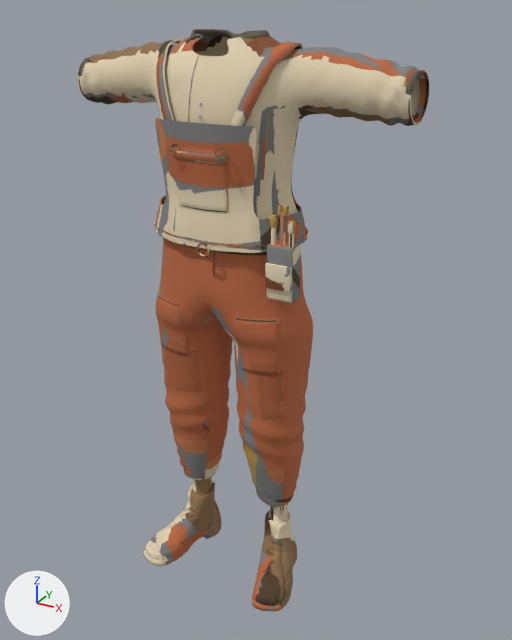
A saved change to the glTF model data/characters/traveller-v2/outfits/furnace-mechanic/furnace-mechanic.glb.
Camera for both pictures: a camera (50 mm lens) standing at (0.885, -1.461, 1.531) and looking at (0.056, 0.046, 0.778). Every picture has the same lights, and +X, +Y and +Z are marked at lower left. The picture after the commit comes second. Vertices at exactly the same position are counted once.

Script lines for the objects in view, before the commit:
```python
ob_bibstraps = bpy.data.objects.new('BibStraps', me_bibstraps)
ob_bibstraps.location = (0.0, 0.0, 0.0)
ob_mechanicbib = bpy.data.objects.new('MechanicBib', me_mechanicbib)
ob_mechanicbib.location = (0.0, 0.0, 0.0)
ob_mechanicboots = bpy.data.objects.new('MechanicBoots', me_mechanicboots)
ob_mechanicboots.location = (0.0, 0.0, 0.0)
ob_mechanicshirt = bpy.data.objects.new('MechanicShirt', me_mechanicshirt)
ob_mechanicshirt.location = (0.0, 0.0, 0.0)
ob_mechanictrousers = bpy.data.objects.new('MechanicTrousers', me_mechanictrousers)
ob_mechanictrousers.location = (0.0, 0.0, 0.0)
ob_toolpouch = bpy.data.objects.new('ToolPouch', me_toolpouch)
ob_toolpouch.location = (0.0, 0.0, 0.0)
```
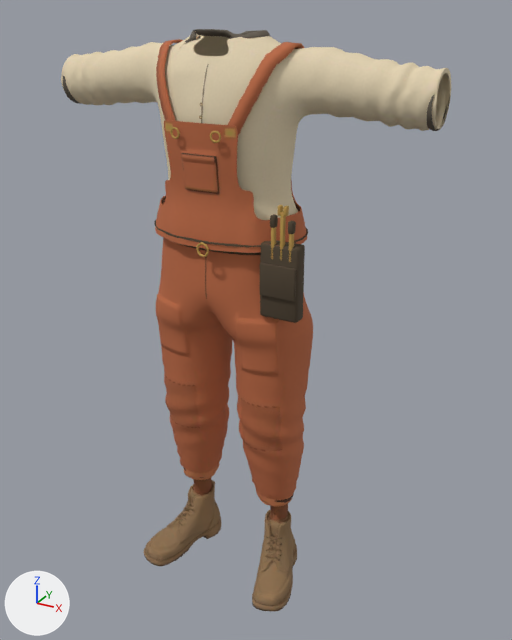
Where the change shows, as pixel boxes (x1, y1, x2, y2) in the pictures (512 x 640 px; the box of a moved part takes in the faces that stretch with it):
'MechanicShirt', reshaped (11% wider): before (78, 29, 429, 220); after (61, 29, 451, 220)
'MechanicBib', reshaped: before (155, 118, 307, 253); after (155, 119, 307, 253)
'ToolPouch', reshaped, surface changed (beige to brown, 24% wider, 20% taller): before (265, 205, 301, 303); after (260, 205, 305, 323)
part 1 of me_bibstraps, surface changed: before (157, 39, 304, 159); after (157, 39, 304, 143)
part 2 of me_mechanicbib, moved or reshaped: before (155, 118, 257, 228); after (164, 119, 254, 214)
part 3 of me_mechanicbib, surface changed (darker): (155, 120, 307, 253) in both
part 4 of me_mechanicboots, surface changed: (144, 478, 297, 611) in both
part 5 of me_mechanicshirt, deleted: before (411, 70, 428, 114)
part 6 of me_mechanicshirt, moved or reshaped: before (369, 59, 429, 126); after (369, 59, 451, 131)
part 7 of me_mechanicshirt, moved or reshaped: before (78, 51, 116, 104); after (61, 51, 118, 105)
part 8 of me_mechanicshirt, moved or reshaped: before (174, 29, 216, 111); after (174, 30, 216, 111)
part 9 of me_mechanicshirt, surface changed: (80, 35, 418, 220) in both
part 10 of me_mechanictrousers, surface changed: (156, 238, 306, 507) in both
part 11 of me_toolpouch, moved or reshaped: before (265, 263, 292, 292); after (260, 263, 296, 302)
part 12 of me_toolpouch, moved or reshaped: before (267, 240, 301, 303); after (260, 240, 305, 323)
part 13 of me_toolpouch, surface changed (beige to brown): before (265, 205, 301, 303); after (260, 205, 305, 323)

What changed in the scene script:
```text
Change me_bibstraps:
    remove me_bibstraps.from_pydata(...)  # 656 vertices, 1304 faces; spans x -0.172..0.172, y -0.14..0.135, z 1.194..1.465
    add me_bibstraps.from_pydata(...)  # 656 vertices, 1304 faces; spans x -0.172..0.172, y -0.135..0.135, z 1.194..1.465
    me_bibstraps part 1: texture (UV) coordinates of 1304 of 1304 faces, centred in x -0.171..0.171, y -0.14..0.133, z 1.198..1.464, changed; they spanned u 0.0..0.98, v 0.0..0.95 and now span u 0.0..0.96, v 0.01..0.92
    edits to the shape of me_bibstraps do not show in these pictures
Change me_mechanicbib:
    remove me_mechanicbib.from_pydata(...)  # 1784 vertices, 3328 faces; spans x -0.201..0.202, y -0.126..0.159, z 1.015..1.302
    add me_mechanicbib.from_pydata(...)  # 1597 vertices, 2954 faces; spans x -0.201..0.202, y -0.125..0.159, z 1.015..1.302
    me_mechanicbib part 2: 173 vertices moved from x -0.132..0.121, y -0.126..-0.081, z 1.105..1.301 to x -0.121..0.121, y -0.125..-0.081, z 1.12..1.302; 252 vertices removed from x -0.134..0.134, y -0.126..-0.082, z 1.086..1.301; 131 vertices added at x -0.12..0.12, y -0.122..-0.082, z 1.12..1.302
    me_mechanicbib part 3: 1993 kept faces spanning x -0.201..0.202, y -0.125..0.159, z 1.015..1.302 get new texture (UV) coordinates
    other edits to the shape of me_mechanicbib do not show in these pictures
Change me_mechanicboots:
    where me_mechanicboots.from_pydata(...)  # 3301 vertices, 6406 faces; spans x -0.236..0.237, y -0.165..0.108, z 0.0..0.287
    me_mechanicboots part 4: texture (UV) coordinates of 6283 of 6406 faces, centred in x -0.236..0.236, y -0.164..0.107, z 0.0..0.279, changed; they spanned u 0.02..0.83, v 0.0..0.95 and now span u 0.02..0.89, v 0.09..0.95
Change me_mechanicshirt:
    remove me_mechanicshirt.from_pydata(...)  # 7991 vertices, 15544 faces; spans x -0.445..0.445, y -0.113..0.148, z 1.012..1.487
    add me_mechanicshirt.from_pydata(...)  # 8245 vertices, 16105 faces; spans x -0.493..0.493, y -0.113..0.148, z 1.012..1.487
    me_mechanicshirt part 5: the loose piece of 77 vertices spanning x 0.435..0.444, y -0.002..0.11, z 1.315..1.416 is deleted
    me_mechanicshirt part 6: 475 vertices moved from x 0.361..0.44, y -0.009..0.119, z 1.301..1.431 to x 0.361..0.443, y -0.013..0.123, z 1.296..1.432; 520 vertices removed from x 0.423..0.445, y -0.001..0.111, z 1.305..1.416; 680 vertices added at x 0.445..0.493, y -0.012..0.119, z 1.295..1.424
    me_mechanicshirt part 7: 475 vertices moved from x -0.44..-0.361, y -0.009..0.119, z 1.301..1.431 to x -0.443..-0.361, y -0.013..0.123, z 1.296..1.432; 520 vertices removed from x -0.445..-0.423, y -0.001..0.111, z 1.305..1.416; 680 vertices added at x -0.493..-0.445, y -0.012..0.119, z 1.295..1.424
    me_mechanicshirt part 8: 206 vertices moved from x -0.102..0.014, y -0.097..0.0, z 1.337..1.485 to x -0.102..0.014, y -0.097..0.001, z 1.338..1.485; 63 vertices removed from x -0.087..-0.028, y -0.063..0.022, z 1.423..1.487; 63 vertices added at x -0.087..-0.027, y -0.064..0.005, z 1.423..1.487
    me_mechanicshirt part 9: 11177 kept faces spanning x -0.443..0.443, y -0.113..0.148, z 1.012..1.485 get new texture (UV) coordinates
    other edits to the shape of me_mechanicshirt do not show in these pictures
Change me_mechanictrousers:
    where me_mechanictrousers.from_pydata(...)  # 7387 vertices, 14568 faces; spans x -0.222..0.222, y -0.106..0.145, z 0.242..1.087
    me_mechanictrousers part 10: 12758 kept faces spanning x -0.222..0.222, y -0.106..0.145, z 0.242..1.087 get new texture (UV) coordinates
Change me_toolpouch:
    remove me_toolpouch.from_pydata(...)  # 504 vertices, 972 faces; spans x 0.16..0.23, y -0.105..-0.052, z 0.908..1.133
    add me_toolpouch.from_pydata(...)  # 504 vertices, 972 faces; spans x 0.14..0.24, y -0.099..-0.052, z 0.858..1.133
    me_toolpouch part 11: the loose piece of 56 vertices spanning x 0.162..0.227, y -0.105..-0.097, z 0.939..1.0 is scaled about its middle by (1.44, 1, 1.33), then moved by (-0.005, 0.006, -0.014)
    me_toolpouch part 12: 56 of 504 vertices moved; they spanned x 0.16..0.23, y -0.098..-0.052, z 0.908..1.043 and now span x 0.14..0.24, y -0.092..-0.052, z 0.858..1.043; mean shift (-0.005, 0.003, -0.025); largest move (0.168, -0.09, 0.908) -> (0.148, -0.084, 0.858)
    me_toolpouch part 13: texture (UV) coordinates of 972 of 972 faces, centred in x 0.16..0.23, y -0.105..-0.052, z 0.908..1.133, changed; they spanned u 0.0..0.98, v 0.01..0.96 and now span u 0.0..0.97, v 0.0..0.96
```
